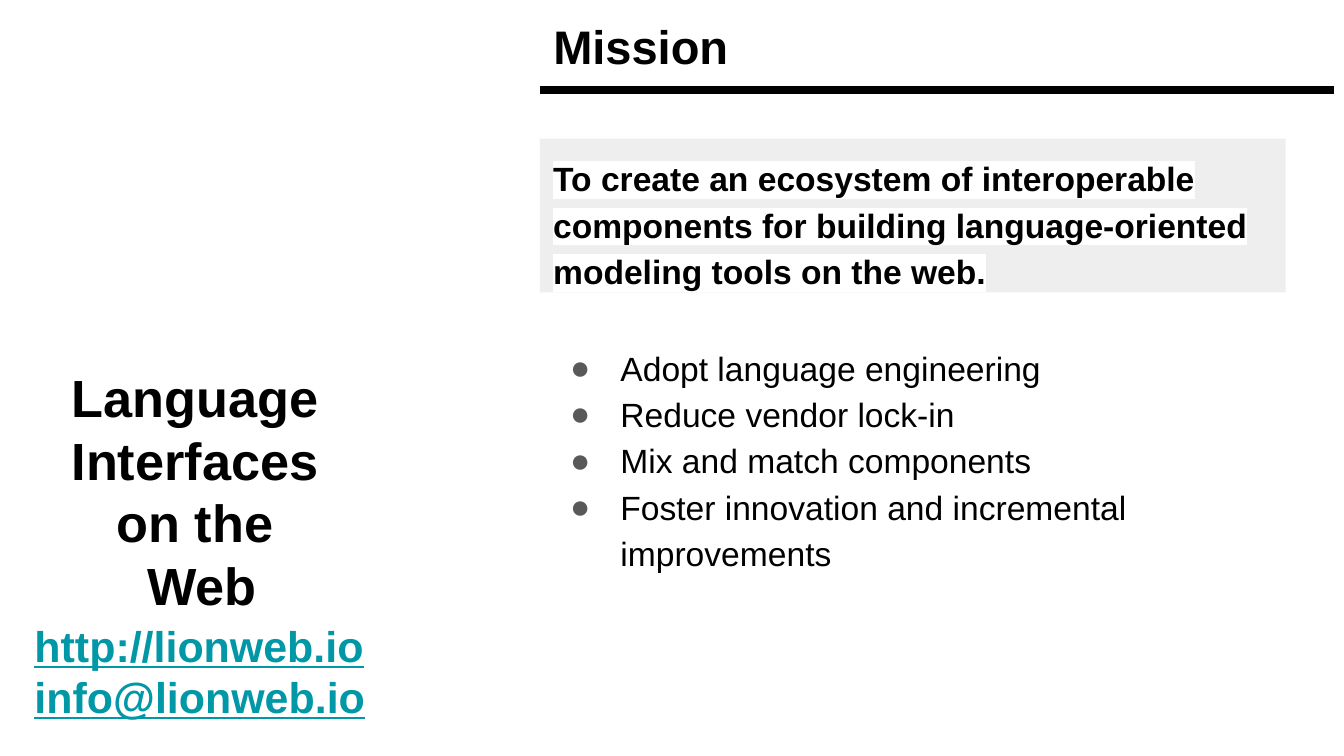
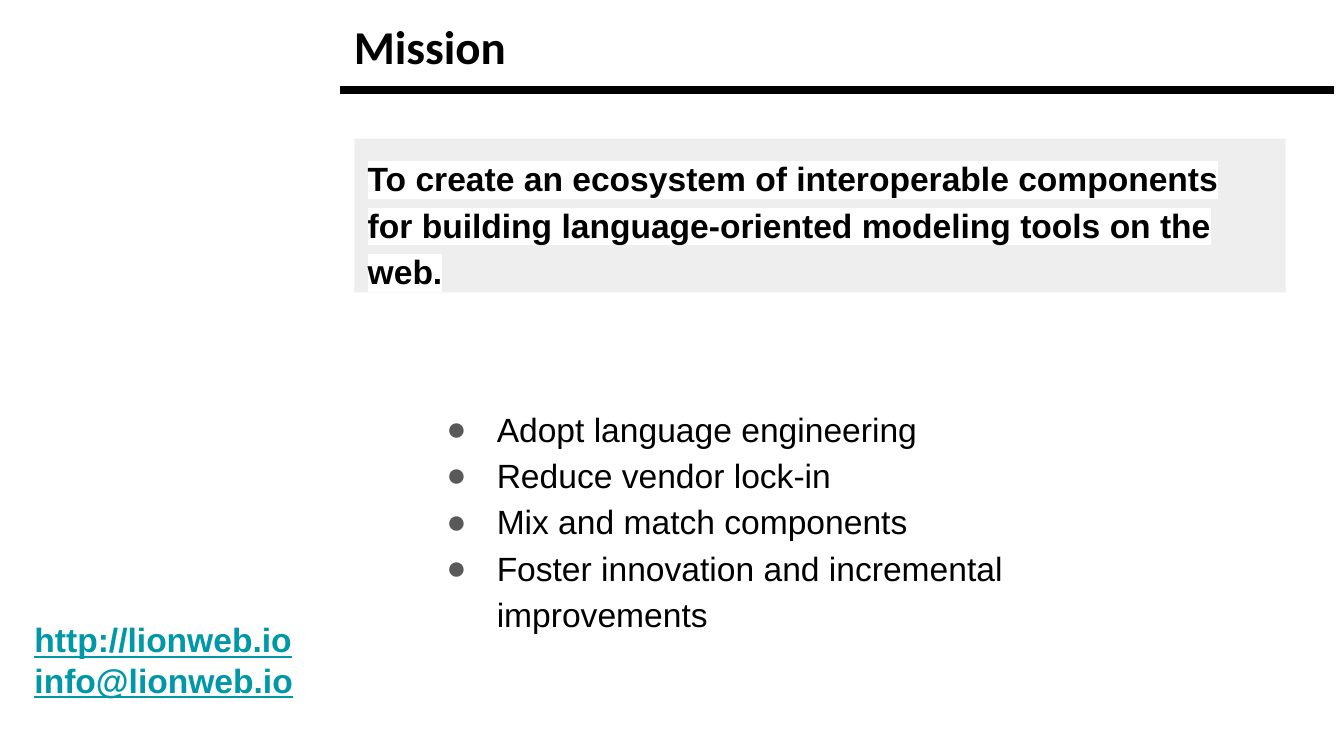
Before and after one commit to LionWeb-io/specification, a slide deck: slide 3 of resources/LangDev Talk.pptx. Drawn at 1344x756 pixels with LibreOffice and Linux fonts; fonts in the diff are those of the drawing; background and template pictures are left out. Boxes give left, top, right and bottom in pixels: in the first picture for what was removed or moved away, otherwise in the second. Text is boxed around its words. In the diff, an @@ line names an element or a change of style, - is before the commit and + after.

```diff
--- a/resources/LangDev Talk.pptx
+++ b/resources/LangDev Talk.pptx
@@ title "Mission": place and size @@
-title "Mission" at <box>553,30,728,65</box>
+title "Mission" at <box>354,31,506,65</box>
@@ title "Mission" at <box>354,31,506,65</box>: font Arial to Calibri @@
@@ line moved from (540, 90) - (1335, 90) to (340, 90) - (1335, 90) @@
@@ rectangle "To create an ecosystem of ...": place and size @@
-rectangle "To create an ecosystem of ..." at <box>540,138,1286,292</box>
+rectangle "To create an ecosystem of ..." at <box>355,138,1286,292</box>
@@ text removed at <box>72,381,319,606</box> @@
-Language
-Interfaces
-on the
-Web
@@ text "Adopt language engineering": place and size @@
-text "Adopt language engineering" at <box>620,356,1127,572</box>
+text "Adopt language engineering" at <box>497,417,1003,633</box>
@@ text "http://lionweb.io" at <box>34,627,292,699</box>: size 23 to 18 pt @@
```
Also in this commit, not shown: 13 other slides changed, 7 slides added, 6 slides removed.
